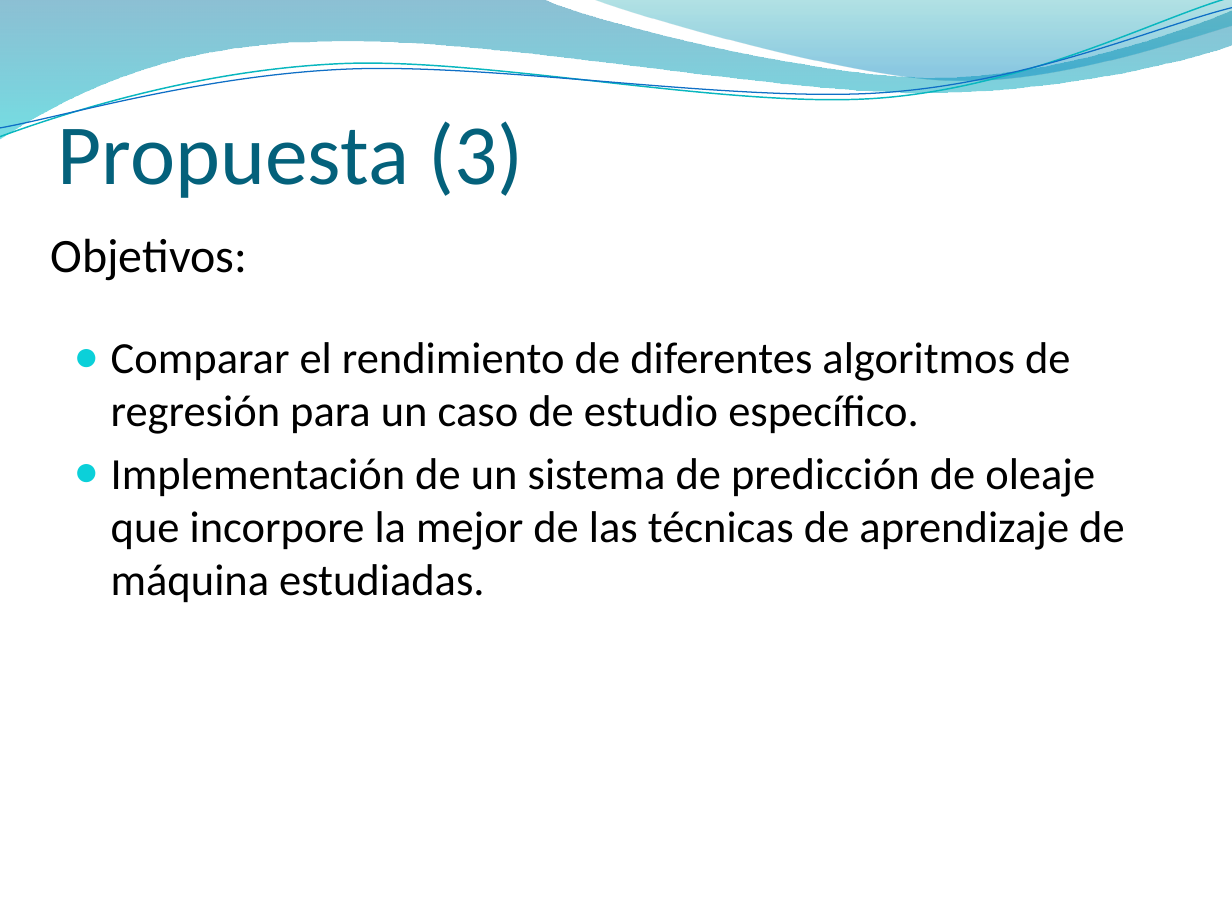
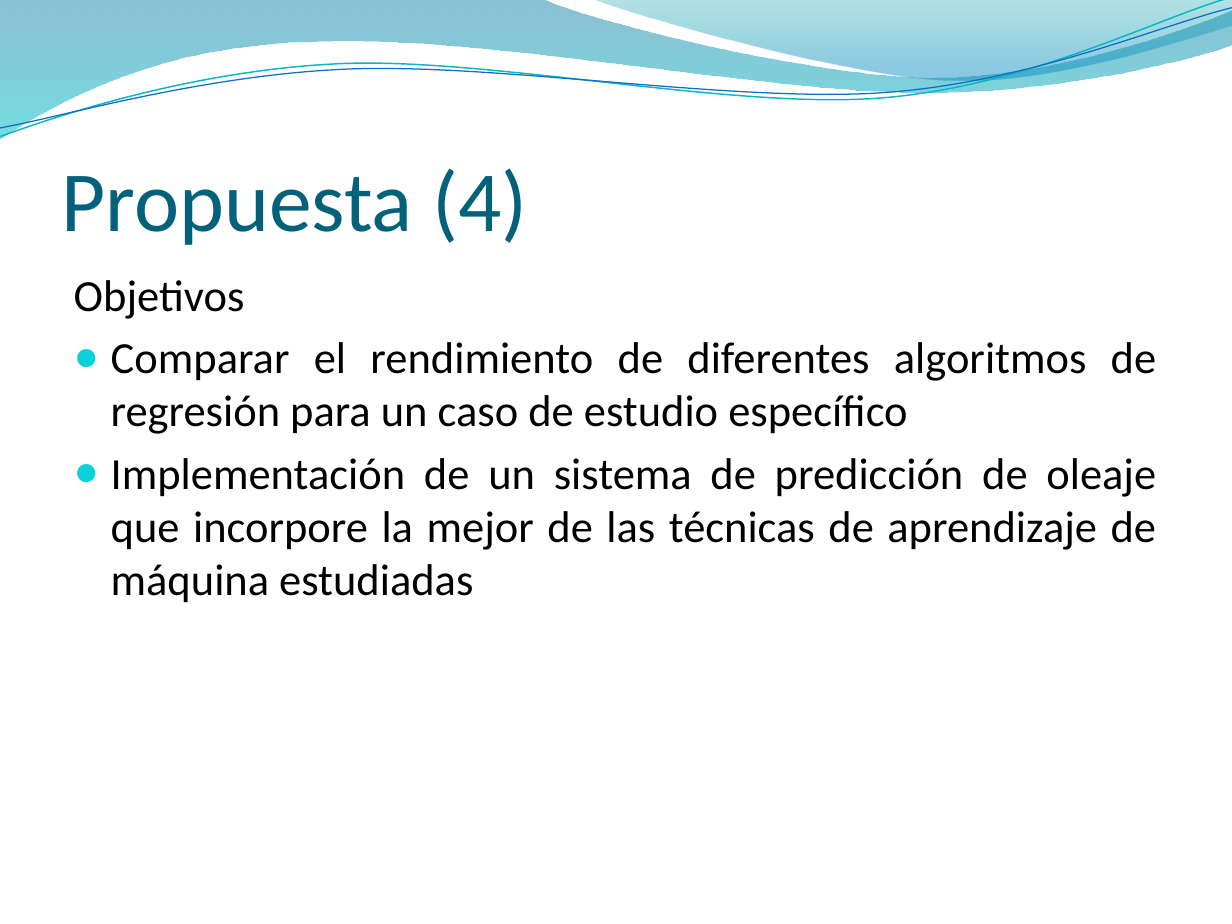
Before and after one commit to jaffadog/neuralito, a slide deck: slide 22 of neuralito/ArfGen/docs/Entregas/Informe Final/presentacion/esteban2.pptx (slide 21 before the commit). Drawn at 1232x924 pixels with LibreOffice and Linux fonts; fonts in the diff are those of the drawing; background and template pictures are left out. Boxes give left, top, right and bottom in pixels: in the first picture for what was removed or moved away, otherwise in the second. Text is boxed around its words. In the diff, an @@ line names an element or a change of style, - is before the commit and + after.

```diff
--- a/neuralito/ArfGen/docs/Entregas/Informe Final/presentacion/esteban2.pptx
+++ b/neuralito/ArfGen/docs/Entregas/Informe Final/presentacion/esteban2.pptx
@@ title at bbox=[62, 168, 527, 245]: text changed @@
-Propuesta (3)
+Propuesta (4)
@@ text removed at bbox=[51, 238, 247, 281] @@
-Objetivos:
@@ text at bbox=[74, 280, 1157, 603]: text changed @@
-● Comparar el rendimiento de diferentes algoritmos de regresión para un caso de estudio específico.
-● Implementación de un sistema de predicción de oleaje que incorpore la mejor de las técnicas de aprendizaje de máquina estudiadas.
+Objetivos
+● Comparar el rendimiento de diferentes algoritmos de regresión para un caso de estudio específico
+● Implementación de un sistema de predicción de oleaje que incorpore la mejor de las técnicas de aprendizaje de máquina estudiadas
```
Also in this commit, not shown: 21 other slides changed, 3 slides added, 1 slide removed.
